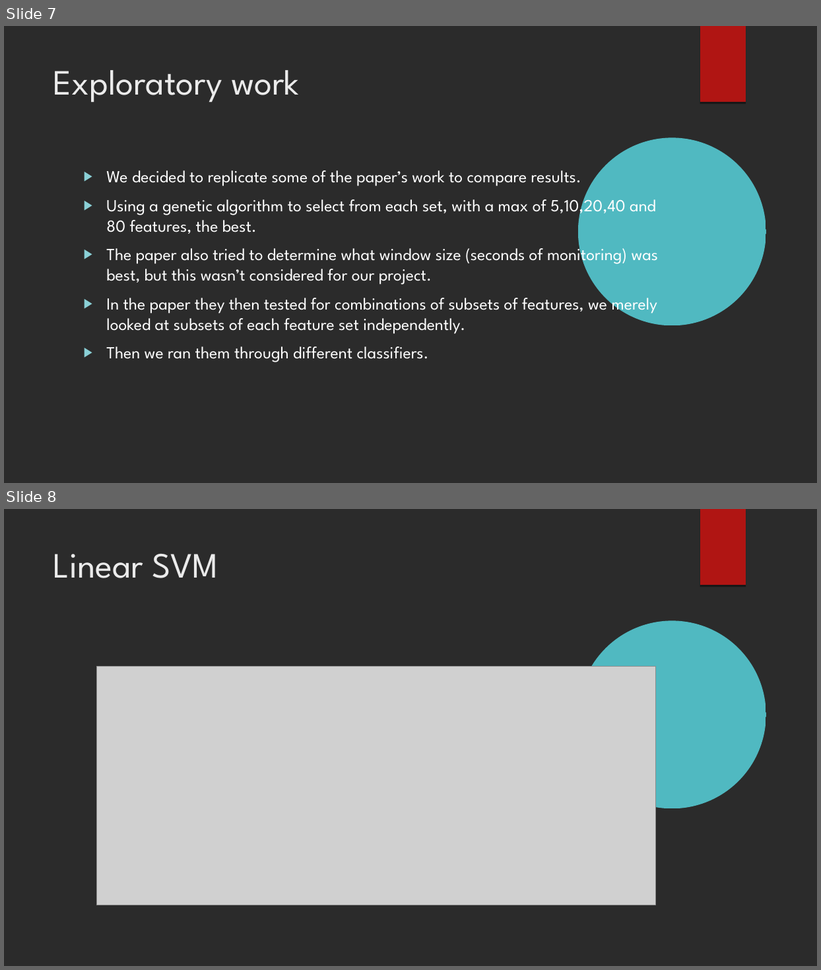
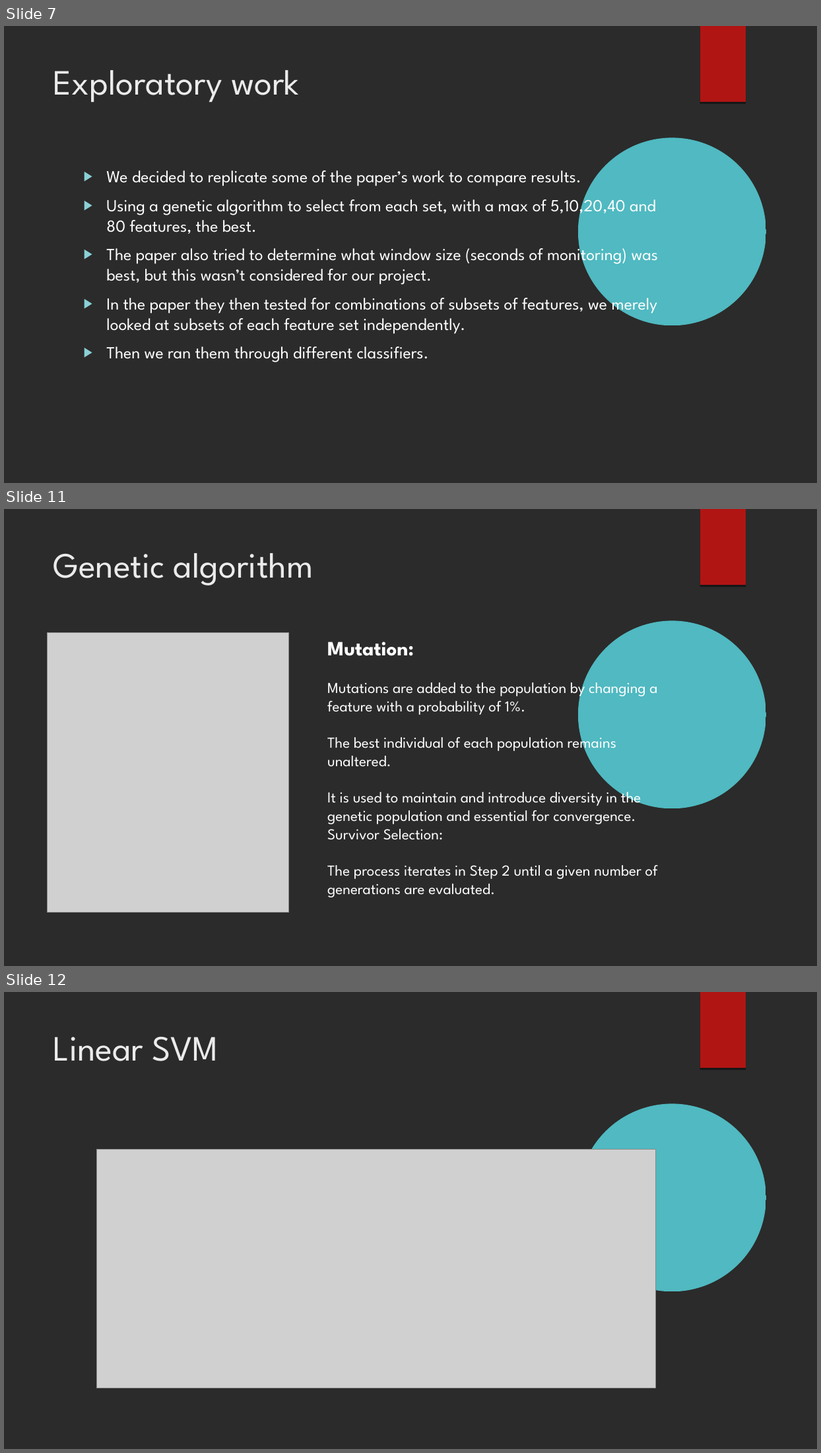
Before and after one commit to xaviersantos/dm, a slide deck: project_last/presentation.odp. Shown one above the other, each under a label of ours: slides 7 and 8 before the commit, slides 7, 11 and 12 after it; the slides between them are not shown. The pictures are 821x970 and 821x1453 pixels, drawn with LibreOffice and Linux fonts; fonts in the diff are those of the drawing; grey boxes stand for pictures; background and template pictures are left out; a plain dark background stands for a picture behind light text. Boxes give left, top, right and bottom in pixels: in the first picture for what was removed or moved away, otherwise in the second. Text is boxed around its words. In the diff, an @@ line names an element or a change of style, - is before the commit and + after.

Commit message:
added genetic algorithm part

```diff
--- a/project_last/presentation.odp
+++ b/project_last/presentation.odp
@@ slide 11 added at [4, 509, 817, 966], background picture (left out); not listed: 2 template elements that a slide beside it also shows @@
@@ title added at [54, 553, 314, 586], 42 pt, text #EBEBEB @@
+Genetic algorithm
@@ picture added at [48, 633, 290, 913] @@
@@ text added at [327, 642, 658, 898], 18 pt, text #FFFFFF @@
+Mutation:
+Mutations are added to the population by changing a
+feature with a probability of 1%.
+The best individual of each population remains
+unaltered.
+It is used to maintain and introduce diversity in the
+genetic population and essential for convergence.
+Survivor Selection:
+The process iterates in Step 2 until a given number of
+generations are evaluated.
@@ what was slide 8 is now slide 12 @@
```
Also in this commit, not shown: 3 other slides added.
